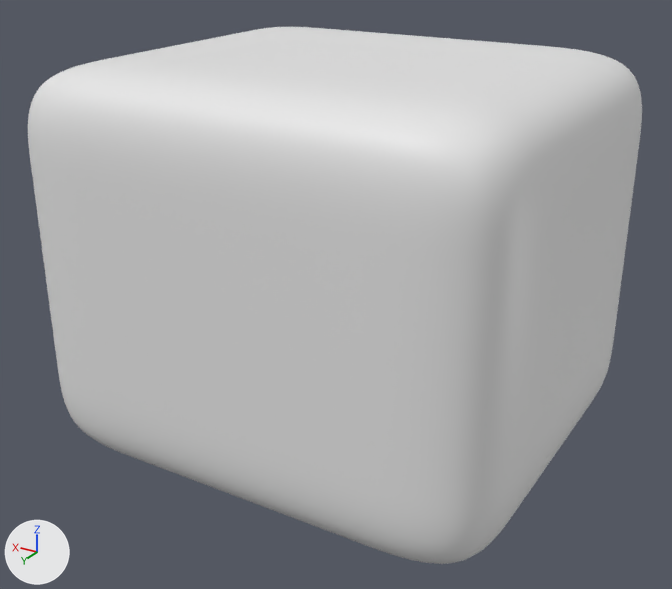
The FBX model GameBase/GameBase/assets/VisualTarget/Reuben/Bus2.fbx: old version first, new version second.
Before and after are seen from a camera (50 mm lens) standing at (-8.47, 14.51, 6.31) and looking at (0.01, 0.38, -0.76). Arrows for +X, +Y and +Z are at lower left; the lights stay in place. Where no turn or scale is listed for an object, it has been applied to the vertices.
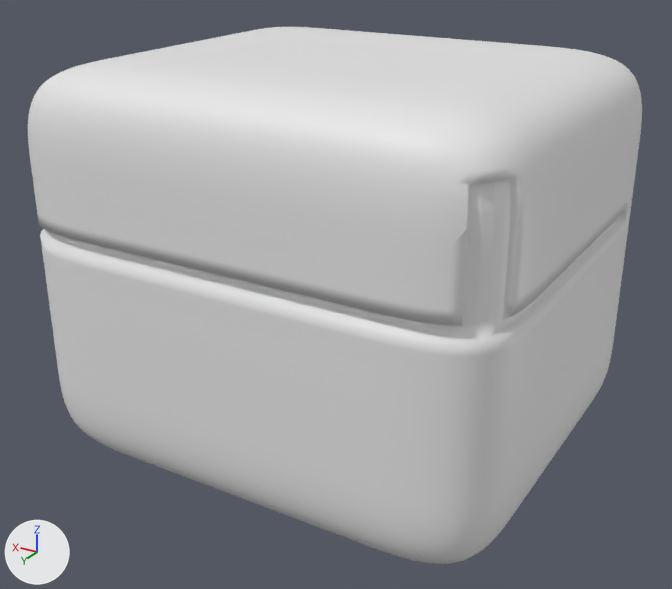
Where the change shows, as pixel boxes (x1, y1, x2, y2) in the pictures (672 x 589 px):
part 1 of me_cube, built on: before (461, 180, 518, 342); after (40, 176, 627, 342)

Diff of the bpy script that builds the scene:
```diff
--- a/GameBase/GameBase/assets/VisualTarget/Reuben/Bus2.fbx.py
+++ b/GameBase/GameBase/assets/VisualTarget/Reuben/Bus2.fbx.py
@@ me_cube @@
 # used by ob_cube; location = (0.0, 0.0, 0.0)
-me_cube.from_pydata(...)  # 6146 vertices, 12288 faces; spans x -4.58..4.58, y -4.03..4.03, z -3.71..3.71
+me_cube.from_pydata(...)  # 9043 vertices, 18082 faces; spans x -4.58..4.58, y -4.03..4.03, z -3.71..3.71
+# me_cube part 1: 5 vertices moved from x -4.42..-4.2, y 3.38..3.7, z 1.16..2.53 to x -4.39..-3.99, y 3.19..3.73, z 1.39..2.31; 22 vertices removed from x -4.42..-4.17, y 3.37..3.7, z 0.93..2.73; 2919 vertices added at x -4.48..4.42, y -2.51..3.92, z 0.7..2.92
```
